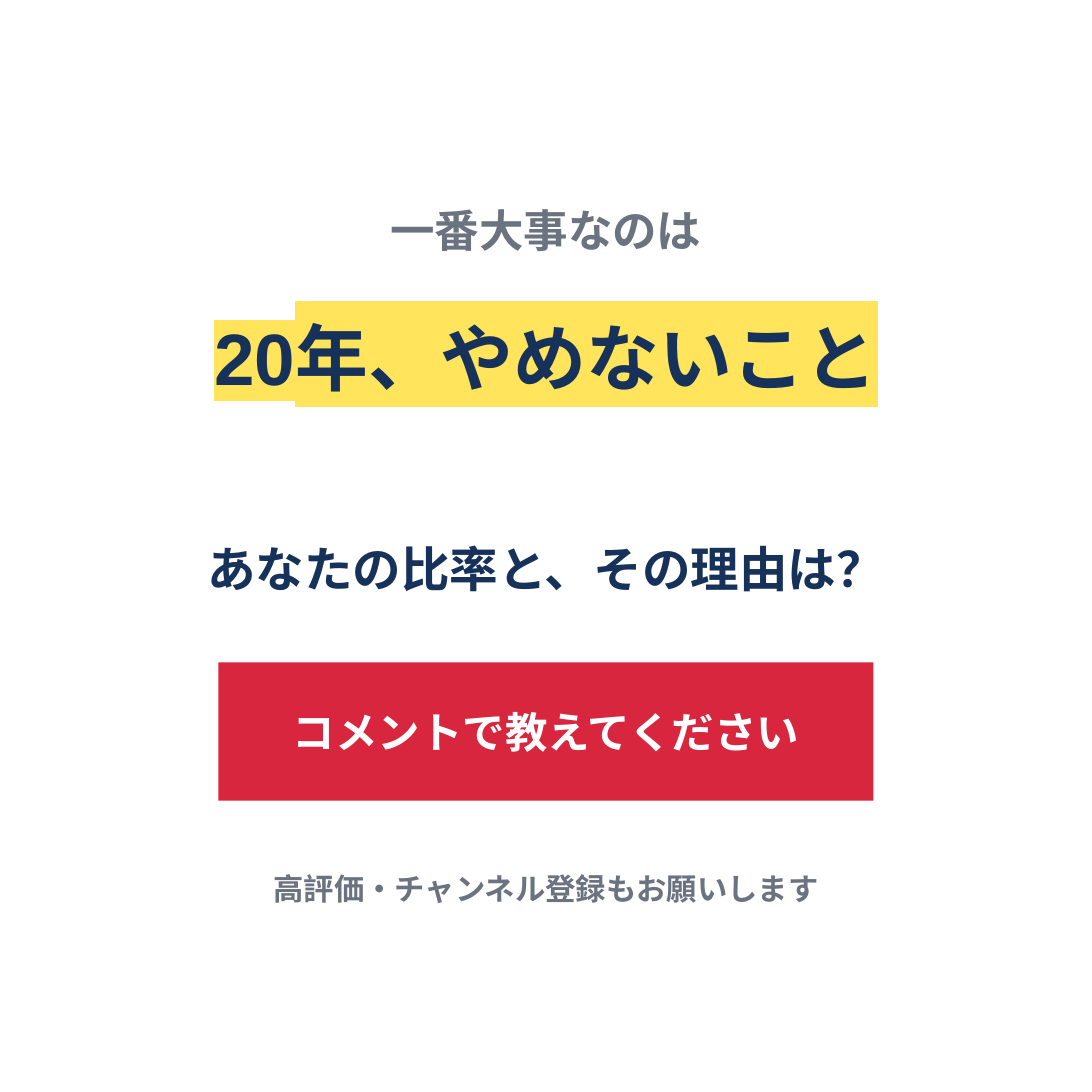
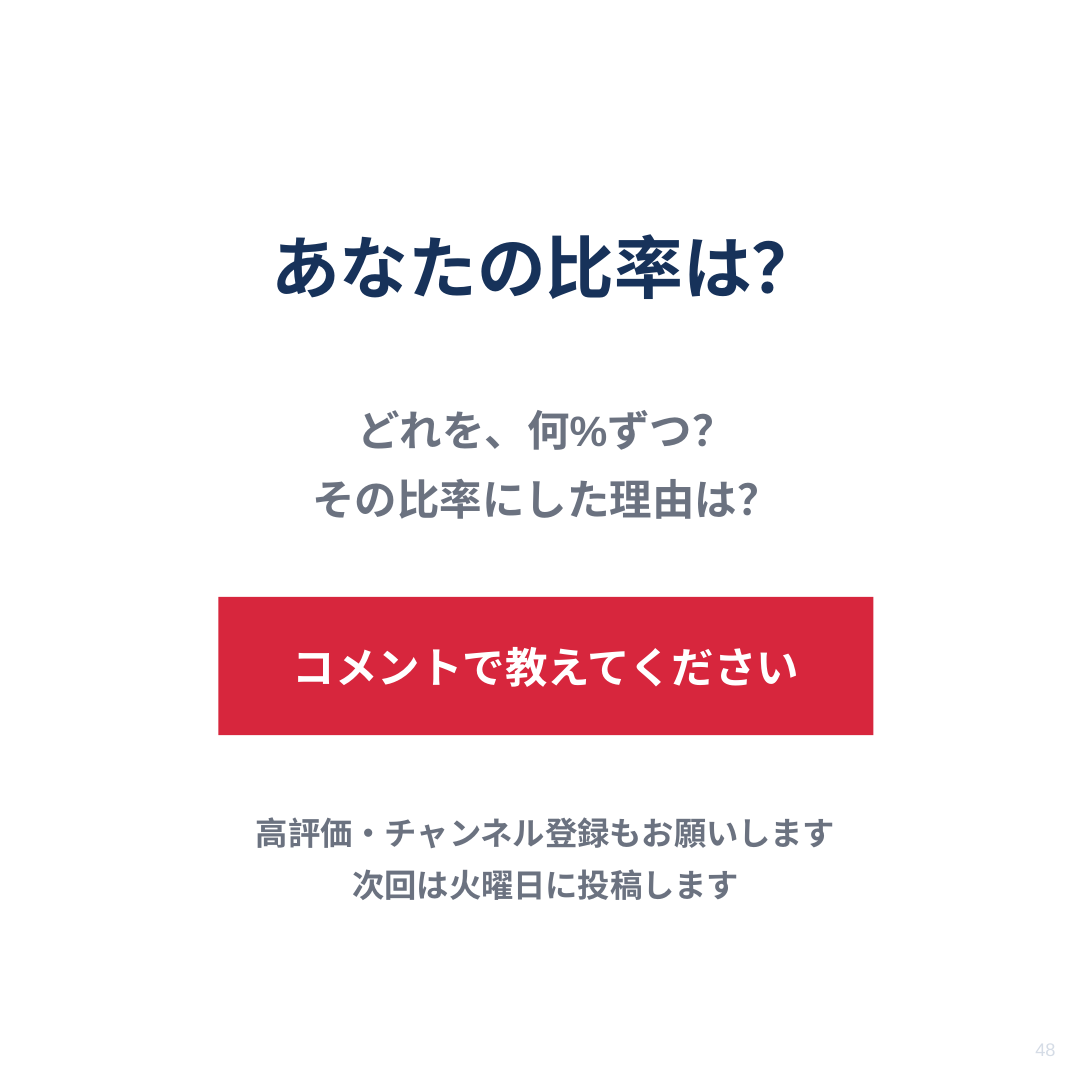
Before and after one commit to kobanker/test-project, a slide deck: slide 48 of youtube/2026-07-28-slides-5fund.pptx (slide 30 before the commit). Drawn at 1092x1092 pixels with LibreOffice and Linux fonts; fonts in the diff are those of the drawing. Boxes give left, top, right and bottom in pixels: in the first picture for what was removed or moved away, otherwise in the second. Text is boxed around its words. In the diff, an @@ line names an element or a change of style, - is before the commit and + after.

```diff
--- a/youtube/2026-07-28-slides-5fund.pptx
+++ b/youtube/2026-07-28-slides-5fund.pptx
@@ text at bbox=[271, 234, 820, 299]: text changed; size 22 to 34 pt; text colour #6B7280 to #17325A @@
-一番大事なのは
+あなたの比率は？
@@ text removed at bbox=[214, 328, 877, 392] @@
-20年、やめないこと
@@ text at bbox=[312, 410, 779, 519]: text changed; size 24 to 21 pt; text colour #17325A to #6B7280 @@
-あなたの比率と、その理由は？
+どれを、何%ずつ？
+その比率にした理由は？
@@ text "コメントで教えてください": place and size @@
-text "コメントで教えてください" at bbox=[293, 712, 799, 752]
+text "コメントで教えてください" at bbox=[293, 647, 799, 687]
@@ rectangle: place and size @@
-rectangle at bbox=[218, 662, 874, 801]
+rectangle at bbox=[218, 597, 874, 735]
@@ text "高評価・チャンネル登録もお願いします": place and size @@
-text "高評価・チャンネル登録もお願いします" at bbox=[273, 874, 818, 903]
+text "高評価・チャンネル登録もお願いします" at bbox=[256, 817, 835, 900]
@@ text at bbox=[256, 817, 835, 848]: size 15 to 16 pt in "高評価・チャンネル登録もお願いします"; line spacing 1 to 1.35 @@
@@ text at bbox=[352, 869, 739, 900]: paragraph added @@
+次回は火曜日に投稿します
@@ text added at bbox=[1035, 1044, 1055, 1056], 9 pt, text #D5DCE6 @@
+48
```
Also in this commit, not shown: 25 other slides changed, 22 slides added, 4 slides removed, 2 other files.
